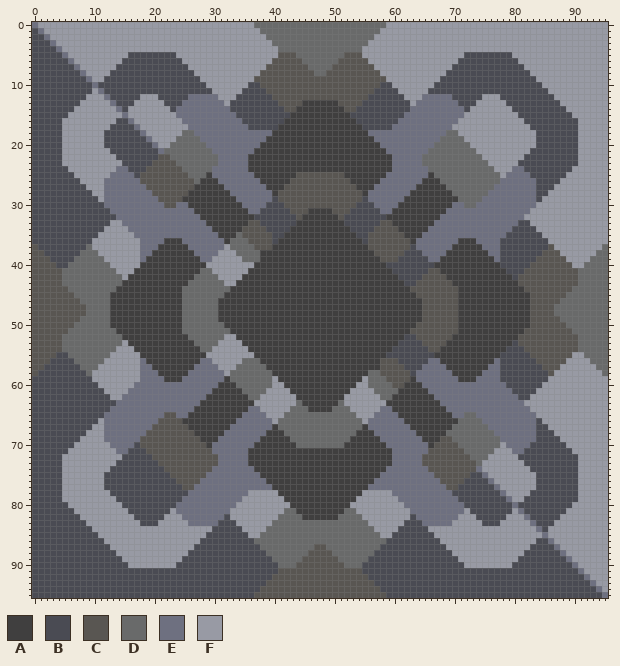
Edited in one commit: sprite sheet (sprites/blocks/production/silicon-smeltery.png). The picture above is the old version.
The file is 96x96 pixels.
Palette (. is transparent): A #403f3f  B #4a4b53  C #595652  D #696a6a  E #6e7080  F #989aa4
And afterwards:
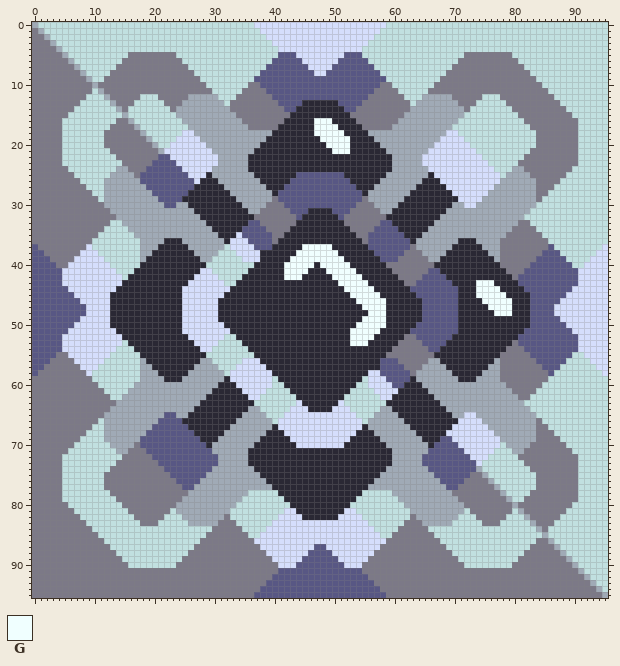
Colours new in this view: G #f0ffff
Edits made:
colour A: #403f3f -> #2a2834
colour B: #4a4b53 -> #7c7987
colour C: #595652 -> #585784
colour D: #696a6a -> #d5defc
colour E: #6e7080 -> #a0aab6
colour F: #989aa4 -> #c1e0e0
Changed rows in their new state; - is a pixel that keeps its letter.
first column x 47:
16 GGG---
17 GGGG--
18 GGGGG-
19 -GGGGG
20 --GGGG
21 ---GGG
first column x 42:
37 ---GGGGG------------------------------
38 --GGGGGGG-----------------------------
39 -GGGGGGGGG----------------------------
40 GGGGG-GGGGG---------------------------
41 GGGG---GGGGG--------------------------
42 GGG-----GGGGG-------------------------
43 ---------GGGGG------------------GGG---
44 ----------GGGGG-----------------GGGG--
45 -----------GGGGG----------------GGGGG-
46 ------------GGGGG----------------GGGGG
47 -------------GGGG-----------------GGGG
48 --------------GGG------------------GGG
49 -------------GGGG---------------------
50 ------------GGGGG---------------------
51 -----------GGGGG----------------------
52 -----------GGGG-----------------------
53 -----------GGG------------------------
Boxes around the changes in both pictures, in picture pixels (x1, y1, x2, y2):
changed: (32, 22, 608, 598)
